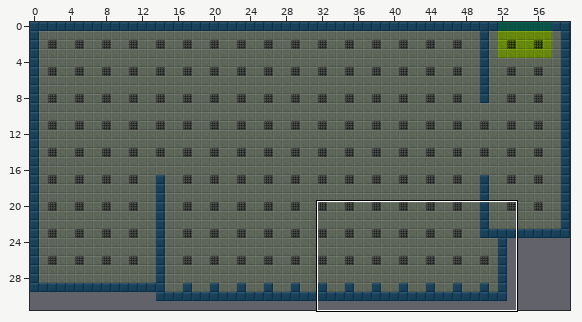
One commit to this Tiled map: public/maps/campaign_01_room_001.tmx. Above: a wide view before the commit, with the close-up outlined.
Close-up. Before:
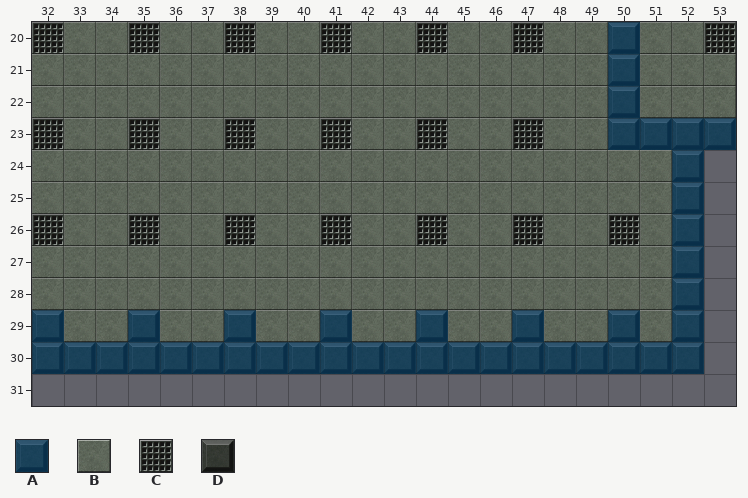
Cells are 32x32 px. Shown: x 32..53, y 20..31. The commit also changed other parts of the map, which this record leaves out.
Key: from "collision_tiles": A 0; from "floor": B 0, C 6, D 19.
_ is an empty cell.
Layer "terrain" before, first column x 32:
20 CBBCBBCBBCBBCBBCBBDBBC
21 BBBBBBBBBBBBBBBBBBDBBB
22 BBBBBBBBBBBBBBBBBBDBBB
23 CBBCBBCBBCBBCBBCBBDDDD
24 BBBBBBBBBBBBBBBBBBBBD_
25 BBBBBBBBBBBBBBBBBBBBD_
26 CBBCBBCBBCBBCBBCBBCBD_
27 BBBBBBBBBBBBBBBBBBBBD_
28 BBBBBBBBBBBBBBBBBBBBD_
29 DBBDBBDBBDBBDBBDBBDBD_
30 DDDDDDDDDDDDDDDDDDDDD_
31 ______________________
Layer "collision" before, first column x 32:
20 __________________A___
21 __________________A___
22 __________________A___
23 __________________AAAA
24 ____________________A_
25 ____________________A_
26 ____________________A_
27 ____________________A_
28 ____________________A_
29 A__A__A__A__A__A__A_A_
30 AAAAAAAAAAAAAAAAAAAAA_
31 ______________________
Now the later version:
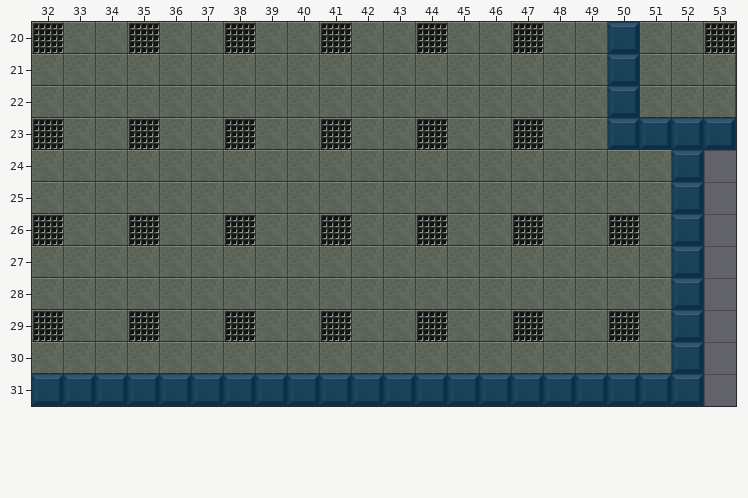
See-through tiles are keyed as they look on the map.
What changed:
Layer "terrain":
y 29: x 32 D -> C; x 35 D -> C; x 38 D -> C; x 41 D -> C; x 44 D -> C; x 47 D -> C; x 50 D -> C
y 30: x 32..51 DDDDDDDDDDDDDDDDDDDD -> BBBBBBBBBBBBBBBBBBBB
y 31: x 32..52 _____________________ -> DDDDDDDDDDDDDDDDDDDDD
Layer "collision":
y 29: x 32 A -> _; x 35 A -> _; x 38 A -> _; x 41 A -> _; x 44 A -> _; x 47 A -> _; x 50 A -> _
y 30: x 32..51 AAAAAAAAAAAAAAAAAAAA -> ____________________
y 31: x 32..52 _____________________ -> AAAAAAAAAAAAAAAAAAAAA
